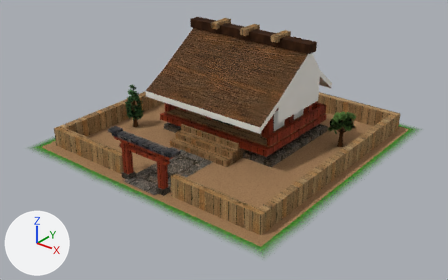
Renders of the Blender file buildings/cur/33_nara_shrine_nagare/nara_shrine_nagare.blend from each side of a commit.
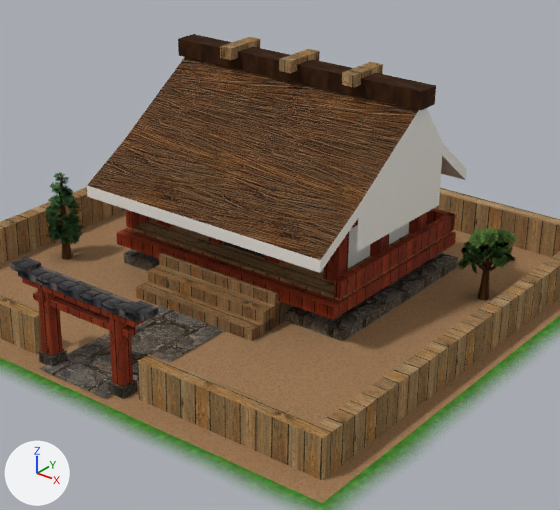
Each version appears first whole from a 50 mm camera at (2.26, -2.9, 1.77) aimed at (0.06, -0.14, 0.06), and next in a close-up on the part from 23% to 84% of the width and 0% to 89% of the height. The axes (+X, +Y, +Z) are drawn at lower left. The lights are the same throughout. The older version's two pictures come first.

The older version as bpy lines, for what is in view:
```python
ob_nara_shrine_nagare_mesh = bpy.data.objects.new('nara_shrine_nagare_mesh', me_nara_shrine_nagare_mesh)
ob_nara_shrine_nagare_mesh.location = (0.0, 0.0, 0.0)
ob_tree_cedar_590 = bpy.data.objects.new('Tree_cedar_590', me_tree_cedar_590_mesh)
ob_tree_cedar_590.location = (0.0, 0.0, 0.0)
ob_tree_sakura_591 = bpy.data.objects.new('Tree_sakura_591', me_tree_sakura_591_mesh)
ob_tree_sakura_591.location = (0.0, 0.0, 0.0)
```
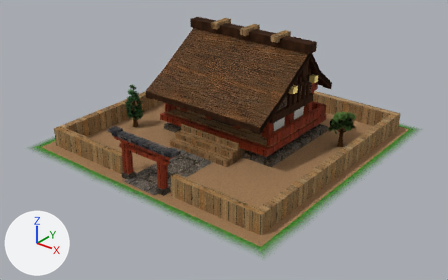
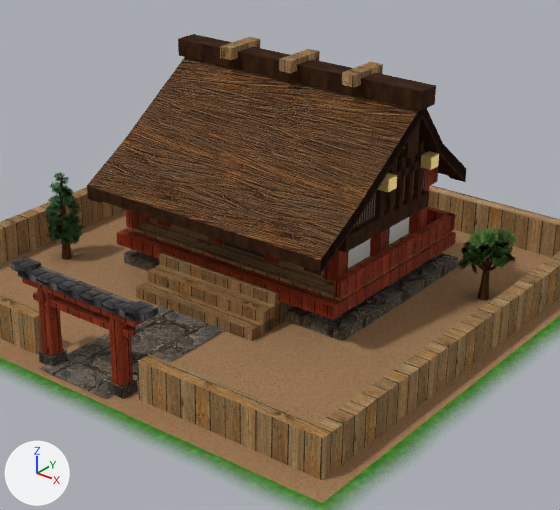
What differs and where, as boxes (x1, y1, x2, y2) in the close-ups (560 x 510 px):
part 1 of me_nara_shrine_nagare_mesh, added
    after: (338, 190, 429, 252)
part 2 of me_nara_shrine_nagare_mesh, added
    after: (400, 123, 420, 159)
part 3 of me_nara_shrine_nagare_mesh, added
    after: (378, 173, 397, 192)
part 4 of me_nara_shrine_nagare_mesh, added
    after: (421, 151, 439, 170)
part 5 of me_nara_shrine_nagare_mesh, added (mostly hidden)
    after: (395, 160, 421, 180)
part 6 of me_nara_shrine_nagare_mesh, added
    after: (376, 189, 385, 218)
part 7 of me_nara_shrine_nagare_mesh, added
    after: (385, 161, 396, 213)
part 8 of me_nara_shrine_nagare_mesh, added
    after: (395, 153, 405, 208)
part 9 of me_nara_shrine_nagare_mesh, added
    after: (404, 155, 415, 203)
part 10 of me_nara_shrine_nagare_mesh, added
    after: (413, 140, 424, 198)
part 11 of me_nara_shrine_nagare_mesh, cut back
    before: (357, 116, 442, 252)
    after: (304, 108, 466, 275)
part 12 of me_nara_shrine_nagare_mesh, recoloured
    both: (87, 108, 467, 273)

Diff of the bpy script that builds the scene:
```diff
--- a/buildings/cur/33_nara_shrine_nagare/nara_shrine_nagare.blend.py
+++ b/buildings/cur/33_nara_shrine_nagare/nara_shrine_nagare.blend.py
@@ mat_nara_tsumakirengoshi @@
+mat_nara_tsumakirengoshi = bpy.data.materials.new('Nara_TsumaKirengoshi')
+# uses the picture img_tsuma_kirengoshi_png
@@ me_nara_shrine_nagare_mesh @@
-me_nara_shrine_nagare_mesh.from_pydata(...)  # 416 vertices, 303 faces; spans x -0.95..0.95, y -0.95..0.95, z 0.0..0.71
+me_nara_shrine_nagare_mesh.from_pydata(...)  # 680 vertices, 475 faces; spans x -0.95..0.95, y -0.95..0.95, z 0.0..0.71
+# me_nara_shrine_nagare_mesh part 1: a new loose piece, a box spanning x 0.385..0.413, y -0.131..0.32, z 0.269..0.317, in mat_nara_wooddark
+# me_nara_shrine_nagare_mesh part 2: a new loose piece, a box spanning x 0.417..0.441, y 0.131..0.189, z 0.486..0.596, in mat_nara_wooddark
+# me_nara_shrine_nagare_mesh part 3: a new loose piece, a box spanning x 0.414..0.45, y 0.021..0.065, z 0.415..0.456, in mat_nara_goldfinial (yellow #e2c876)
+# me_nara_shrine_nagare_mesh part 4: a new loose piece, a box spanning x 0.414..0.45, y 0.255..0.299, z 0.415..0.456, in mat_nara_goldfinial (yellow #e2c876)
+# me_nara_shrine_nagare_mesh part 5: a new loose piece, a box spanning x 0.395..0.411, y 0.034..0.286, z 0.412..0.436, in mat_nara_wooddark
+# me_nara_shrine_nagare_mesh part 6: a new loose piece, a box spanning x 0.395..0.411, y 0.046..0.066, z 0.317..0.495, in mat_nara_wooddark
+# me_nara_shrine_nagare_mesh part 7: a new loose piece, a box spanning x 0.395..0.411, y 0.098..0.118, z 0.317..0.531, in mat_nara_wooddark
+# me_nara_shrine_nagare_mesh part 8: a new loose piece, a box spanning x 0.395..0.411, y 0.15..0.17, z 0.317..0.567, in mat_nara_wooddark
+# me_nara_shrine_nagare_mesh part 9: a new loose piece, a box spanning x 0.395..0.411, y 0.202..0.222, z 0.317..0.531, in mat_nara_wooddark
+# me_nara_shrine_nagare_mesh part 10: a new loose piece, a box spanning x 0.395..0.411, y 0.254..0.274, z 0.317..0.495, in mat_nara_wooddark
+# me_nara_shrine_nagare_mesh part 11: 2 vertices removed from x 0.45, y -0.13..0.32, z 0.28; 46 vertices added at x 0.4..0.45, y -0.31..0.48, z 0.27..0.64
+# me_nara_shrine_nagare_mesh part 12: 17 faces spanning x -0.45..0.45, y -0.31..0.48, z 0.28..0.64 switch from mat_nara_plaster (white #eceae3) to mat_nara_wooddark
+# other edits to the shape of me_nara_shrine_nagare_mesh do not show in these pictures
 me_nara_shrine_nagare_mesh.materials.append(mat_nara_kawara_ridge)
@@ me_nara_shrine_nagare_mesh @@
 me_nara_shrine_nagare_mesh.materials.append(mat_nara_featheredlawn_s0)
+me_nara_shrine_nagare_mesh.materials.append(mat_nara_goldfinial)  # yellow #e2c876
+me_nara_shrine_nagare_mesh.materials.append(mat_nara_tsumakirengoshi)
```
